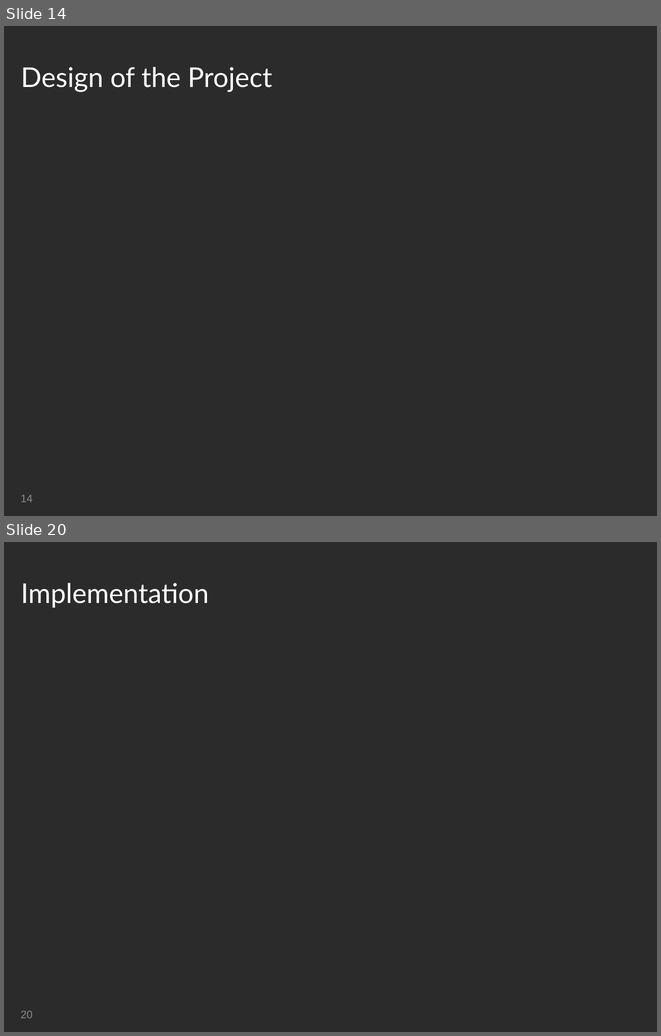
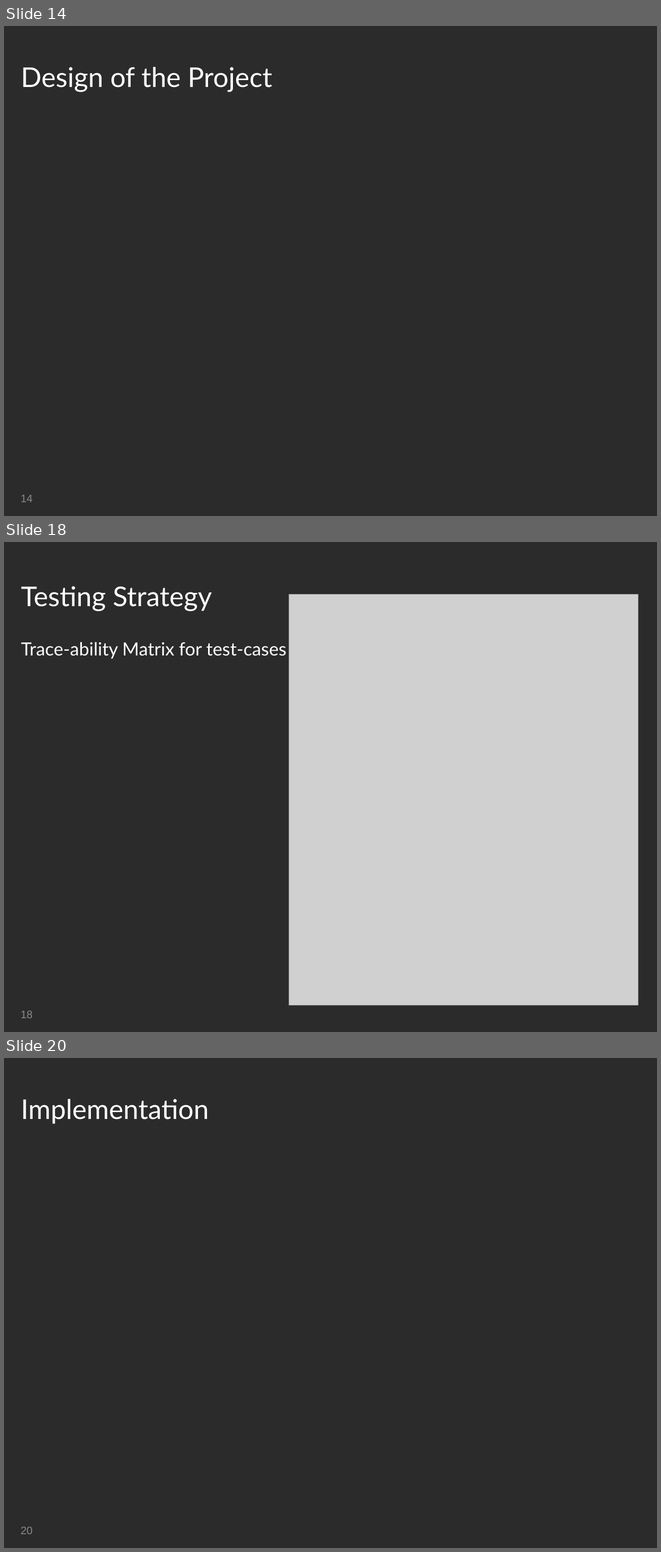
Before and after one commit to mateuszgolab/applications-in-high-end-computing, a slide deck: Presentation/Group Presentation - Csaba.ppt. Shown one above the other, each under a label of ours: slides 14 and 20 before the commit, slides 14, 18 and 20 after it; the slides between them are not shown. The pictures are 661x1036 and 661x1552 pixels, drawn with LibreOffice and Linux fonts; fonts in the diff are those of the drawing; grey boxes stand for pictures; background and template pictures are left out; a plain dark background stands for a picture behind light text. Boxes give left, top, right and bottom in pixels: in the first picture for what was removed or moved away, otherwise in the second. Text is boxed around its words. In the diff, an @@ line names an element or a change of style, - is before the commit and + after.

```diff
--- a/Presentation/Group Presentation - Csaba.ppt
+++ b/Presentation/Group Presentation - Csaba.ppt
@@ slide 18 added at (4,542,657,1032), background picture (left out); not listed: 1 template element that a slide beside it also shows @@
@@ title added at (21,586,286,659), 20 pt, text #FFFFFF @@
+Testing Strategy
+Trace-ability Matrix for test-cases
@@ picture added at (289,594,638,1005) @@
@@ page number added at (20,1011,33,1018), 12 pt, text #898989 @@
+18
```
Also in this commit, not shown: 1 slide changed, 3 other slides added, 4 slides removed.
